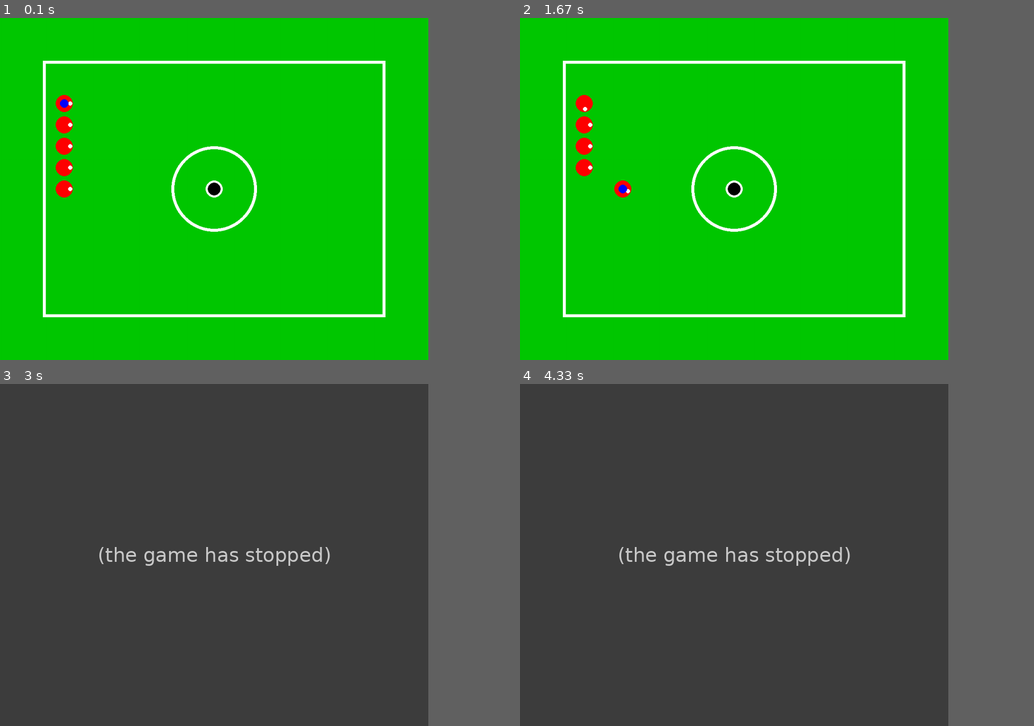
Above: before the commit, frames 1-4 (two rows, left to right).
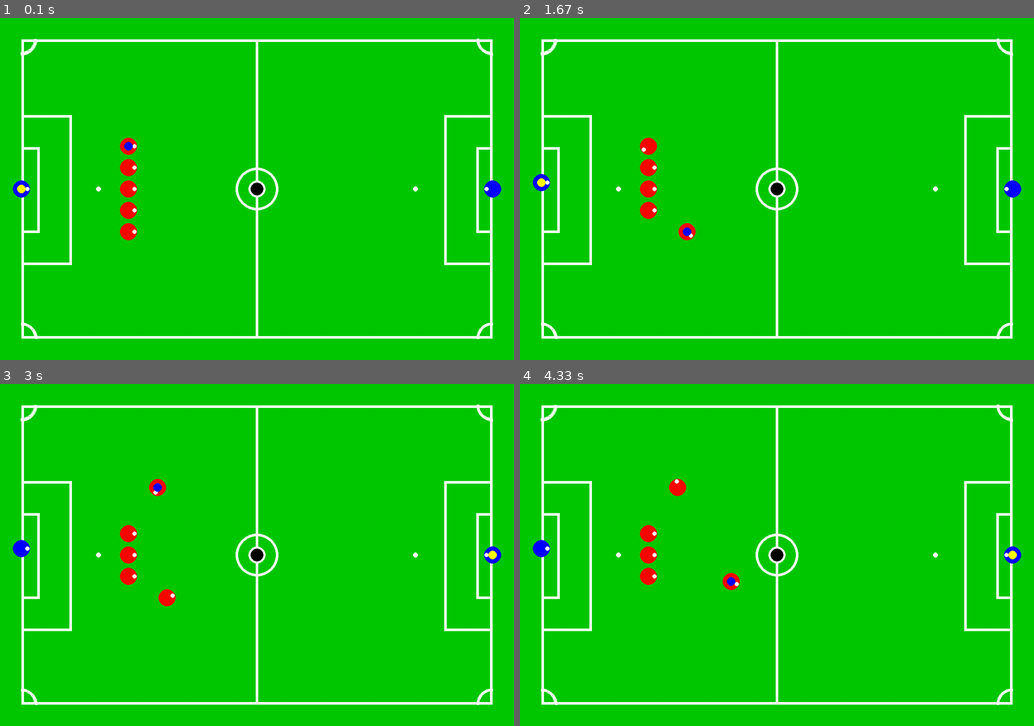
Above: after the commit, the same moments.

Repository: shivansh1720/Robocup_pygameSimulation
Game: pygame game, started from football.py
The game is run twice, just before and just after one commit, with the same random seed, the same clock (stepped at 60 frames per second) and the same inputs.
Inputs:
- Up to frame 1 (0.1 s): no input
- Up to frame 2 (1.67 s): hold Right 0.33-0.8 s; tap P at 0.83 s; hold Up 1.17-1.47 s; hold W 1.17-1.47 s; hold Right from 1.5 s (still down); hold D from 1.5 s (still down); tap K at 1.65 s
- Up to frame 3 (3 s): release Right at 1.97 s; release D at 1.97 s; hold Left 2-2.53 s; hold A 2-2.53 s; hold Down 2.57-2.87 s; hold S 2.57-2.87 s; hold Tab from 2.9 s (still down); hold Left from 2.9 s (still down); hold A from 2.9 s (still down)
- Up to frame 4 (4.33 s): tap K at 3.05, 4.32 s; release Tab at 3.3 s; release Left at 3.3 s; release A at 3.3 s; hold Left 3.33-3.73 s; hold A 3.33-3.73 s; hold Up 3.77-4.13 s; hold W 3.77-4.13 s; hold Right from 4.17 s (still down); hold D from 4.17 s (still down)
The window is 750x600 before the commit and 900x600 after it. Grey fills any space a smaller window leaves; there, only what the larger window draws over its background counts as a difference.

The runs differ from the first frame. In frame 1, 9.1% of the frame differs, in the area x 2-98%, y 6-94%; in frame 2, 9.1%; in frame 3, 85%, in the area x 0-98%, y 0-100%; in frame 4, 85%.
Error before the commit: AttributeError: 'list' object has no attribute 'vx' (football.py line 127); the game stopped at 2.57 s (later frames are placeholders)

Commit message:
Update football.py

Diff:
--- a/football.py
+++ b/football.py
@@ -11,50 +11,128 @@
 yellow=(255,255,0)
 
 # Creating window
-screenWidth=1000
+degree=math.pi/180
+screenWidth=1200
 screenHeight=800
-fps=30
+fps=60
 i=0
-w=0.1
+w=5
 exit=False
-velocity=10
+velocity=5
 slowBall=20
 fastBall=40
-acc=5
+acc=1.5
 circleRad=100
 clock=pygame.time.Clock()
 gameWindow=pygame.display.set_mode((screenWidth,screenHeight))
 pygame.display.set_caption("Let's football")
 pygame.display.update()
 
+currKeeper=0
 t=0
 botRadius=20
 border=100
 width=7
 
+o = 50
+width, height = 1200,800
+f_width, f_height = 1100,700
+D_yposition = 177.5
+G_yposition = 252.5
+D_r_xposition = 875
+G_r_xposition = 1025
+thickness = 6.25
+D_width = 112.5
+D_length = 345
+G_width = 37.5
+G_length = 195
+
 def makeField():
-    pygame.draw.rect(gameWindow,white,(border,border,screenWidth-2*border,screenHeight-2*border))
-    pygame.draw.rect(gameWindow,green,(border+width,border+width,screenWidth-2*border-2*width,screenHeight-2*border-2*width))
-    pygame.draw.circle(gameWindow,white,(screenWidth/2,screenHeight/2),circleRad)
-    pygame.draw.circle(gameWindow,green,(screenWidth/2,screenHeight/2),circleRad-width)
+    border_c = pygame.Rect(width/2 - thickness/2 + 1, o , thickness , height - 2*o)
+    border_fl = pygame.Rect(o , o , thickness , height - 2*o)
+    border_fr = pygame.Rect(f_width + o + 1 - thickness , o , thickness , height - 100)
+    border_fu = pygame.Rect(o , o , width - 2*o , thickness)
+    border_fd = pygame.Rect(o , f_height + o + 1 - thickness , width - 2*o , thickness)
+    goall_1_u = pygame.Rect(o , o + D_yposition , D_width , thickness)
+    goall_1_d = pygame.Rect(o , o + D_length + D_yposition , D_width , thickness)
+    goall_1_l = pygame.Rect(o + D_width , o + D_yposition , thickness , D_length+thickness )
+    goall_2_u = pygame.Rect(o , o + G_yposition, G_width , thickness)
+    goall_2_d = pygame.Rect(o , o + G_yposition + G_length , G_width , thickness)
+    goall_2_l = pygame.Rect(o + G_width , o + G_yposition , thickness , G_length + thickness)
+    goalr_1_u = pygame.Rect(o + D_width + D_r_xposition, o + D_yposition , D_width , thickness)
+    goalr_1_d = pygame.Rect(o + D_width + D_r_xposition, o + D_length + D_yposition , D_width , thickness)
+    goalr_1_l = pygame.Rect(o + D_width + D_r_xposition, o + D_yposition , thickness , D_length + thickness )
+    goalr_2_u = pygame.Rect(o + G_width + G_r_xposition , o + G_yposition , G_width , thickness)
+    goalr_2_d = pygame.Rect(o + G_width + G_r_xposition , o + G_yposition + G_length , G_width , thickness)
+    goalr_2_l = pygame.Rect(o + G_width + G_r_xposition , o + G_yposition , thickness , G_length + thickness)
+
+    pygame.draw.rect(gameWindow,white,border_c)
+    pygame.draw.rect(gameWindow,white,border_fl)
+    pygame.draw.rect(gameWindow,white,border_fr)
+    pygame.draw.rect(gameWindow,white,border_fu)
+    pygame.draw.rect(gameWindow,white,border_fd)
+    pygame.draw.circle(gameWindow, white, (600, 400), 50 , 6)
+    pygame.draw.circle(gameWindow, white, (600, 400), 6)
+    pygame.draw.circle(gameWindow, white, (230, 400), 6)
+    pygame.draw.circle(gameWindow, white, (970, 400), 6)
+    pygame.draw.arc(gameWindow, white, pygame.Rect(o - 37 , o - 37 , 74 , 74), math.radians(270), math.radians(360), 6)
+    pygame.draw.arc(gameWindow, white, pygame.Rect(o + f_width - 37 , o - 37 , 74 , 74), math.radians(180), math.radians(270), 6)
+    pygame.draw.arc(gameWindow, white, pygame.Rect(o - 37 , o + f_height - 37 , 74 , 74), math.radians(0), math.radians(90), 6)
+    pygame.draw.arc(gameWindow, white, pygame.Rect(o + f_width - 37 , o +f_height - 37 , 74 , 74), math.radians(90), math.radians(180), 6)
+    pygame.draw.rect(gameWindow,white, goall_1_u)
+    pygame.draw.rect(gameWindow,white, goall_1_d)
+    pygame.draw.rect(gameWindow,white, goall_1_l)
+    pygame.draw.rect(gameWindow,white, goall_2_u)
+    pygame.draw.rect(gameWindow,white, goall_2_d)
+    pygame.draw.rect(gameWindow,white, goall_2_l)
+    pygame.draw.rect(gameWindow,white, goalr_1_u)
+    pygame.draw.rect(gameWindow,white, goalr_1_d)
+    pygame.draw.rect(gameWindow,white, goalr_1_l)
+    pygame.draw.rect(gameWindow,white, goalr_2_u)
+    pygame.draw.rect(gameWindow,white, goalr_2_d)
+    pygame.draw.rect(gameWindow,white, goalr_2_l)
+
+class goalKeeper:
+    def __init__(self,x,theta):
+        self.y=screenHeight/2
+        self.x=x
+        self.theta=theta*degree
+        self.catch=0
+    def show(self):
+        pygame.draw.circle(gameWindow,blue,(self.x,self.y),botRadius)
+        pygame.draw.circle(gameWindow,white,(self.x+(botRadius-6)*math.cos(self.theta),self.y+(botRadius-6)*math.sin(self.theta)),5)
+    def boundary(self):
+        if self.y<=screenHeight/2-G_length/2+botRadius:
+            self.y=screenHeight/2-G_length/2+botRadius
+        elif self.y>=screenHeight/2+G_length/2-botRadius:
+            self.y=screenHeight/2+G_length/2-botRadius
+    def mark(self):
+        pygame.draw.circle(gameWindow,yellow,(self.x,self.y),10)
 
 class bots:
     def __init__(self,xPos,yPos,theta):
         self.x=xPos
         self.y=yPos
-        self.theta=theta
-        self.vx=velocity*math.cos(theta)
-        self.vy=velocity*math.sin(theta)
+        self.theta=theta*degree
+        self.vx=velocity*math.cos(self.theta)
+        self.vy=velocity*math.sin(self.theta)
         self.catch=0
     def show(self):
         pygame.draw.circle(gameWindow,red,(self.x,self.y),botRadius)
         pygame.draw.circle(gameWindow,white,(self.x+(botRadius-6)*math.cos(self.theta),self.y+(botRadius-6)*math.sin(self.theta)),5)
-        # pygame.display.update()
+
     def mark(self):
         pygame.draw.circle(gameWindow,blue,(self.x,self.y),10)
-
-# ballX=screenWidth/2
-# bally=screenHeight/2
+    def boundary(self):
+        if self.x>=screenWidth-botRadius:
+            self.x=screenWidth-botRadius
+        if self.x<=botRadius:
+            self.x=botRadius
+        if self.y>=screenHeight-botRadius:
+            self.y=screenHeight-botRadius
+        if self.y<=botRadius:
+            self.y=botRadius
+
 class ball:
     def __init__(self,ballx,bally):
         self.x=ballx
@@ -67,12 +145,13 @@
         pygame.draw.circle(gameWindow,white,(self.x,self.y),botRadius)
         pygame.draw.circle(gameWindow,black,(self.x,self.y),botRadius-5)
 
-        # pygame.draw.circle(gameWindow,white,(self.x+botRadius*math.cos(self.theta)/2,self.y+botRadius*math.sin(self.theta)/2),5)
-        # pygame.display.update()
-
-player=[bots(150,200,0),bots(150,250,0),bots(150,300,0),bots(150,350,0),bots(150,400,0)]
+player=[bots(300,300,0),bots(300,350,0),bots(300,400,0),bots(300,450,0),bots(300,500,0)]
+keeper=[goalKeeper(o,0),goalKeeper(screenWidth-o,180)]
 football=ball(screenWidth/2,screenHeight/2)
 
+throw=0
+
+# Main loop of simulation
 while not exit:
     gameWindow.fill(green)
     makeField()
@@ -81,54 +160,137 @@
         player[i].show()
     football.showBall()
     player[t].mark()
+    keeper[0].show()
+    keeper[1].show()
+    keeper[currKeeper].mark()
     pygame.display.update()
+
+    if football.x<=o+30 and (football.y>=screenHeight-G_length/2 or football.y<=screenHeight+G_length/2):
+        keeper[0].catch=1
+    elif football.x>=screenWidth-o-30 and (football.y>=screenHeight-G_length/2 or football.y<=screenHeight+G_length/2):
+        keeper[1].catch=1
+
+    for i in range(2):
+        if keeper[i].catch==1:
+            currKeeper=i
+            football.x=keeper[i].x+2*botRadius*math.cos(keeper[i].theta)
+            football.y=keeper[i].y+2*botRadius*math.sin(keeper[i].theta)
+            key=pygame.key.get_pressed()
+            if key[pygame.K_m]:
+                keeper[i].theta+=w*degree
+            elif key[pygame.K_n]:
+                keeper[i].theta-=w*degree
+            for event in pygame.event.get():
+                if event.type==pygame.KEYDOWN:
+                    if event.key==pygame.K_h:
+                        keeper[i].catch=0
+                        football.vel=fastBall
+                        football.theta=keeper[i].theta
+                        throw=-1
+                    elif event.key==pygame.K_l:
+                        keeper[i].catch=0
+                        football.vel=slowBall
+                        football.theta=keeper[i].theta
+                        throw=-1
+
+    mark=0
+    flag=0
+    count=0
+    for i in range(5):
+        if player[i].catch==0:
+            count+=1
+    if count==5:
+        for i in range(5):
+            if football.vel!=0 and i==throw:
+                continue
+            if (((((football.x-player[i].x)**2)+((football.y-player[i].y)**2))**0.5)<=((botRadius*2)+10)):
+                t=i
+                player[t].catch=1
+                break
+
+    for i in range(5):
+        if i==t:
+            continue
+        elif (((((football.x-player[i].x)**2)+((football.y-player[i].y)**2))**0.5)<=((botRadius*2)+10)):
+            mark=i
+            flag=1
+            break
+    if flag==1:
+        player[t].catch=0
+        player[mark].catch=1
+        t=mark
+
 
     for event in pygame.event.get():
         if event.type==pygame.QUIT:
             exit=True
         elif event.type==pygame.KEYDOWN:
-            if event.key==pygame.K_c and ((((football.x-player[t].x)**2)+((football.y-player[t].y)**2))**0.5)<=((botRadius*2)+10):
-                player[t].catch=1
+            if event.key==pygame.K_h and player[t].catch==1:
+                player[t].catch=0
+                football.vel=fastBall
+                football.theta=player[t].theta
+                throw=t
+            elif event.key==pygame.K_l and player[t].catch==1:
+                player[t].catch=0
+                football.vel=slowBall
+                football.theta=player[t].theta
+                throw=t
             elif event.key==pygame.K_UP:
                 t=(t-1)%5
             elif event.key==pygame.K_DOWN:
                 t=(t+1)%5
-            elif event.key==pygame.K_h and player[t].catch==1:
-                player[t].catch=0
-                football.vel=fastBall
-                football.theta=player[t].theta
-            elif event.key==pygame.K_l and player[t].catch==1:
-                player[t].catch=0
-                football.vel=slowBall
-                football.theta=player[t].theta
+            elif event.key==pygame.K_TAB:
+                currKeeper=(currKeeper+1)%2
+
+
 
     if player[t].catch==1:
         football.x=player[t].x+botRadius*2*math.cos(player[t].theta)
         football.y=player[t].y+botRadius*2*math.sin(player[t].theta)
-        # football.showBall()
-
+
+
+    if football.x>=screenWidth-botRadius:
+        football.x=screenWidth-botRadius
+    if football.x<=botRadius:
+        football.x=botRadius
+    if football.y>=screenHeight-botRadius:
+        football.y=screenHeight-botRadius
+    if football.y<=botRadius:
+        football.y=botRadius
     football.x+=football.vel*math.cos(football.theta)
     football.y+=football.vel*math.sin(football.theta)
     football.vel=max(football.vel-acc,0)
-    # print(player.catch)
+
     key=pygame.key.get_pressed()
     if key[pygame.K_RIGHT]:
-        player[t].theta+=w
+        player[t].theta+=w*degree
         player[t].vx=velocity*math.cos(player[t].theta)
         player[t].vy=velocity*math.sin(player[t].theta)
+        player[t].boundary()
     elif key[pygame.K_LEFT]:
-        player[t].theta-=w
+        player[t].theta-=w*degree
         player[t].vx=velocity*math.cos(player[t].theta)
         player[t].vy=velocity*math.sin(player[t].theta)
+        player[t].boundary()
     elif key[pygame.K_w]:
         player[t].x+=player[t].vx
         player[t].y+=player[t].vy
+        player[t].boundary()
     elif key[pygame.K_s]:
-        player[t].x-=player.vx
+        player[t].x-=player[t].vx
         player[t].y-=player[t].vy
+        player[t].boundary()
     elif key[pygame.K_a]:
         player[t].x+=player[t].vy
         player[t].y-=player[t].vx
+        player[t].boundary()
     elif key[pygame.K_d]:
         player[t].x-=player[t].vy
         player[t].y+=player[t].vx
+        player[t].boundary()
+    elif key[pygame.K_p]:
+        keeper[currKeeper].y-=velocity
+        keeper[currKeeper].boundary()
+    elif key[pygame.K_k]:
+        keeper[currKeeper].y+=velocity
+        keeper[currKeeper].boundary()
